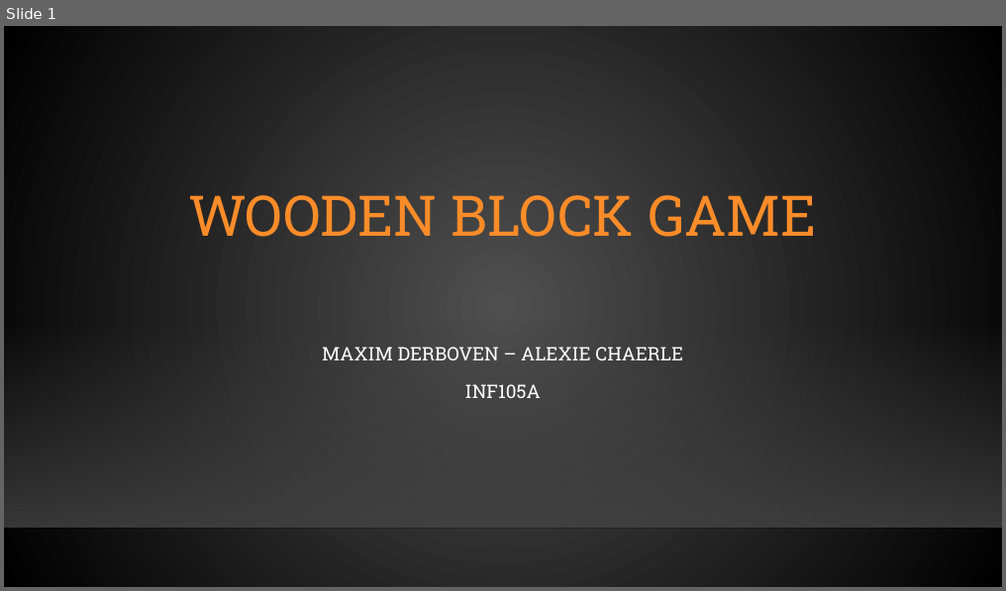
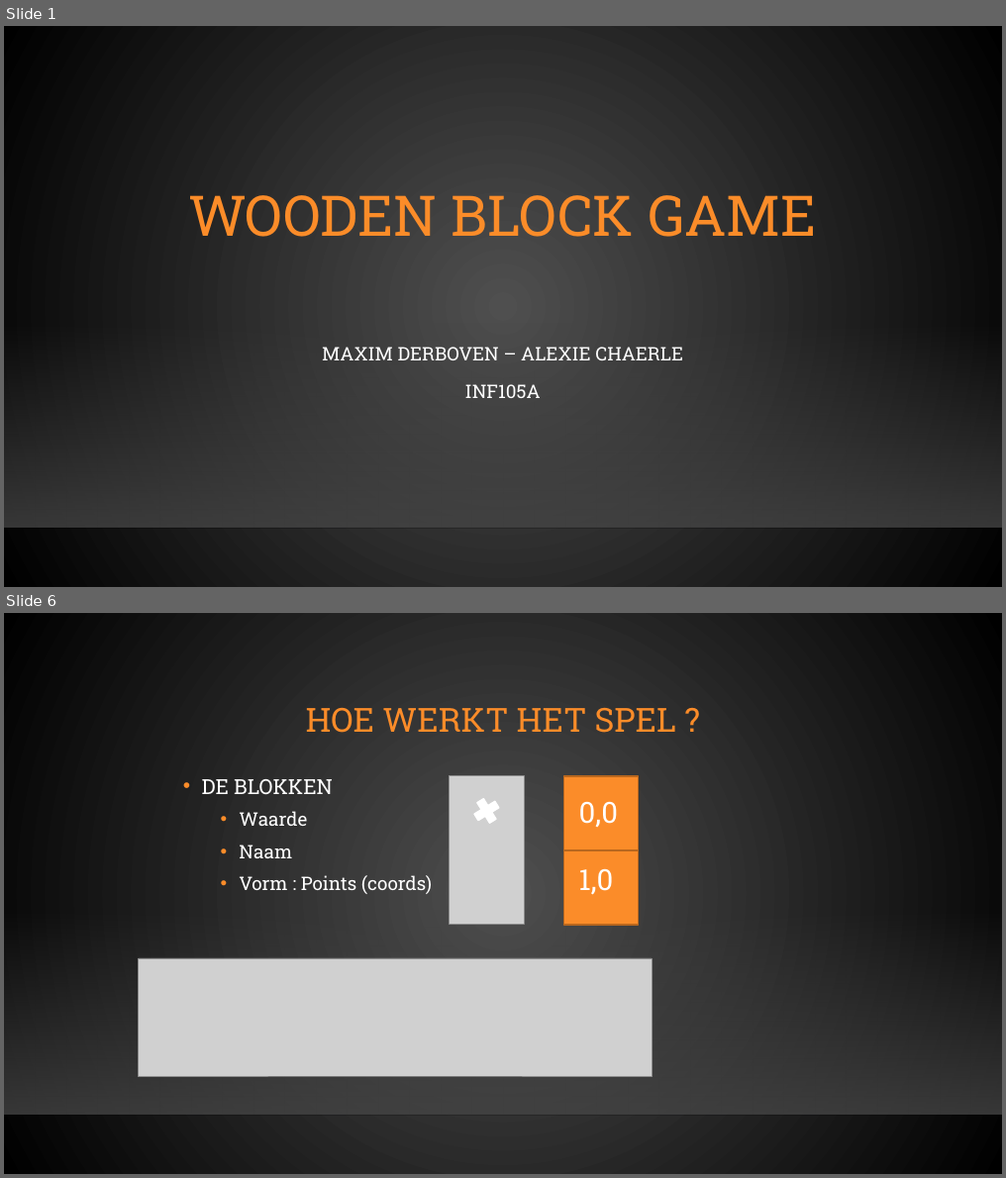
Before and after one commit to maximderboven/blockgame, a slide deck: documentation/Presentatie/WoodenBlockGamePPTX_MaximDerboven_AlexieChaerle_INF105A.pptx. Shown one above the other, each under a label of ours: slide 1 before the commit, slides 1 and 6 after it; the slides between them are not shown. The pictures are 1006x591 and 1006x1178 pixels, drawn with LibreOffice and Linux fonts; fonts in the diff are those of the drawing; grey boxes stand for pictures; background and template pictures are left out. Boxes give left, top, right and bottom in pixels: in the first picture for what was removed or moved away, otherwise in the second. Text is boxed around its words. In the diff, an @@ line names an element or a change of style, - is before the commit and + after.

```diff
--- a/documentation/Presentatie/WoodenBlockGamePPTX_MaximDerboven_AlexieChaerle_INF105A.pptx
+++ b/documentation/Presentatie/WoodenBlockGamePPTX_MaximDerboven_AlexieChaerle_INF105A.pptx
@@ slide 6 added at [4,613,1002,1174], background gradient #505050 to #000000; not listed: 2 template elements that a slide beside it also shows @@
@@ title added at [306,708,676,733], 32 pt, text #FB8C29 @@
+HOE WERKT HET SPEL ?
@@ text added at [202,779,432,894], 18 pt, text #FFFFFF @@
+• DE BLOKKEN
+  • Waarde
+  • Naam
+  • Vorm : Points (coords)
@@ picture added at [450,776,524,925] @@
@@ plus sign added at [464,788,510,834], fill #FFFFFF, outline #FFFFFF 1.25 pt @@
@@ group added at [564,776,638,925]: 2 rectangles, 2 texts @@
+0,0
+1,0
@@ picture added at [138,959,651,1076] @@
```
Also in this commit, not shown: 1 slide changed, 7 other slides added, 1 slide removed, 5 other files.
